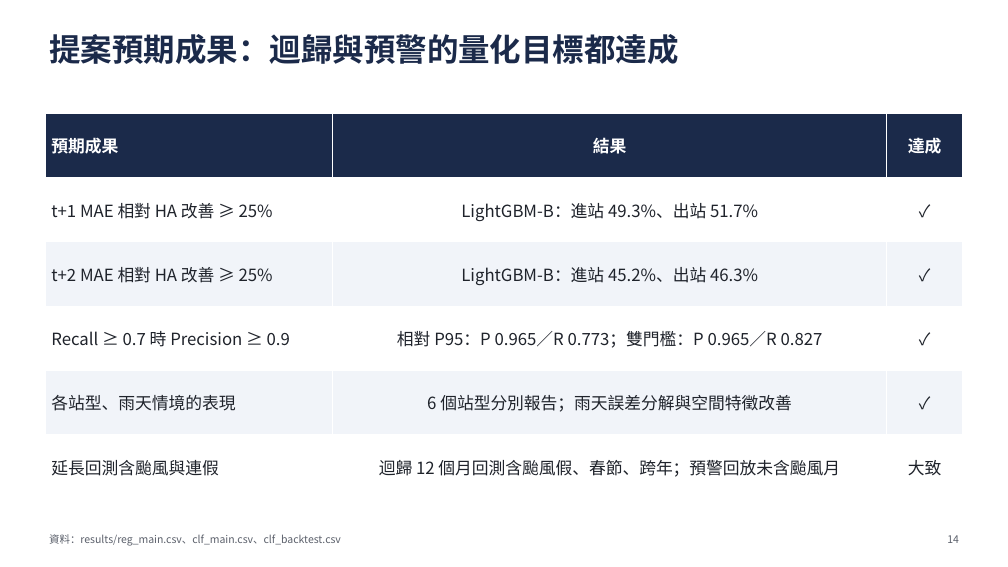
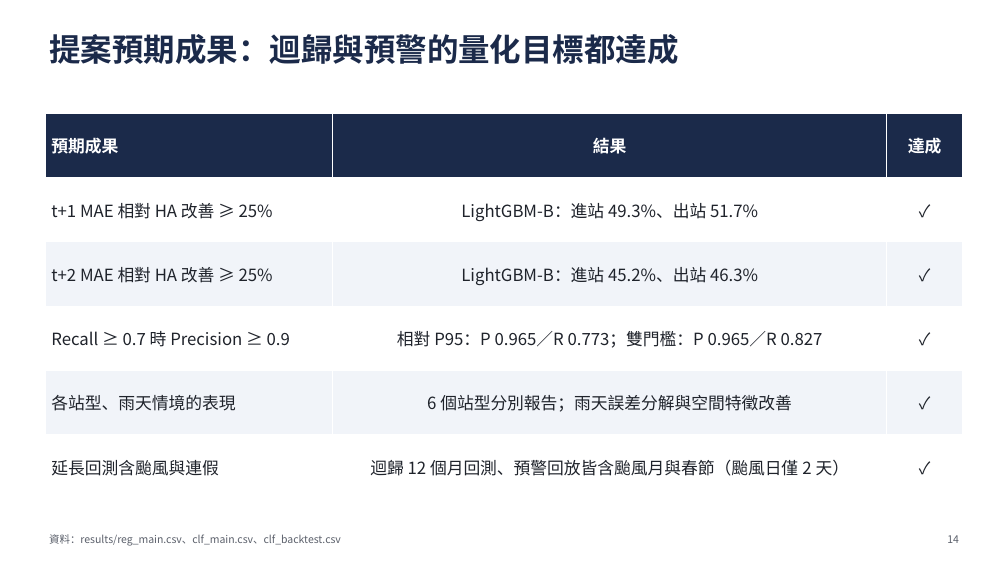
Before and after one commit to ChiJiun/taipei-mrt-crowd-forecast, a slide deck: slide 14 of report/slides.pptx. Drawn at 1008x567 pixels with LibreOffice and Linux fonts; fonts in the diff are those of the drawing. Boxes give left, top, right and bottom in pixels: in the first picture for what was removed or moved away, otherwise in the second. Text is boxed around its words. In the diff, an @@ line names an element or a change of style, - is before the commit and + after.

```diff
--- a/report/slides.pptx
+++ b/report/slides.pptx
@@ table at box(45, 113, 963, 499) @@
-row 6, column 2: 迴歸 12 個月回測含颱風假、春節、跨年；預警回放未含颱風月
+row 6, column 2: 迴歸 12 個月回測、預警回放皆含颱風月與春節（颱風日僅 2 天）
-row 6, column 3: 大致
+row 6, column 3: ✓
```
Also in this commit, not shown: 2 other slides changed, 5 other files.
